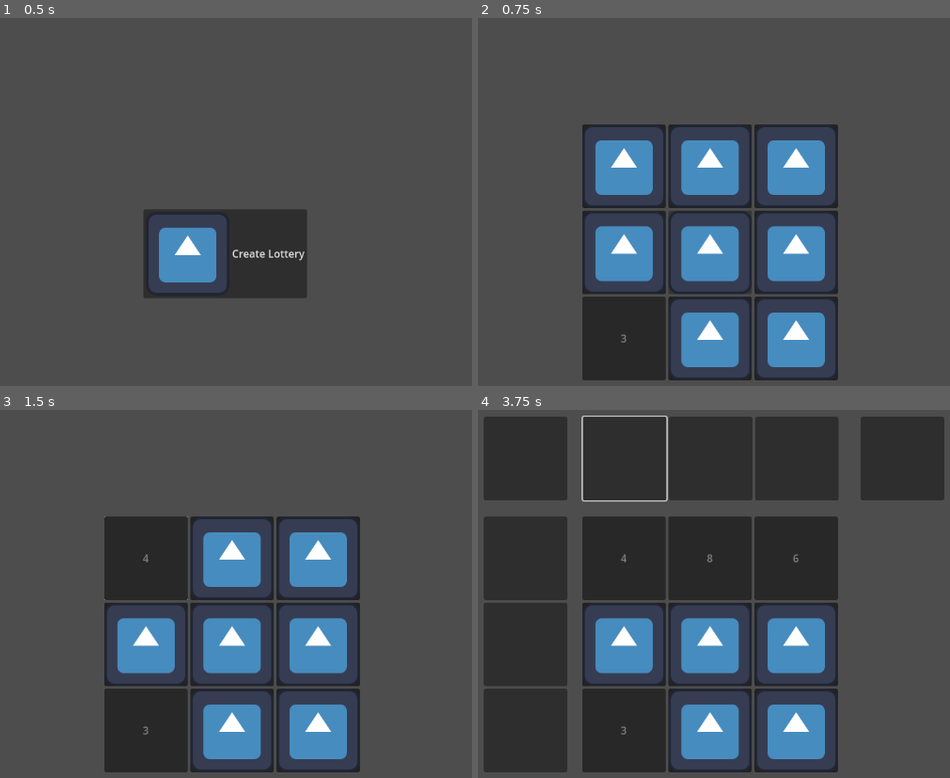
Above: before the commit, frames 1-4 (two rows, left to right).
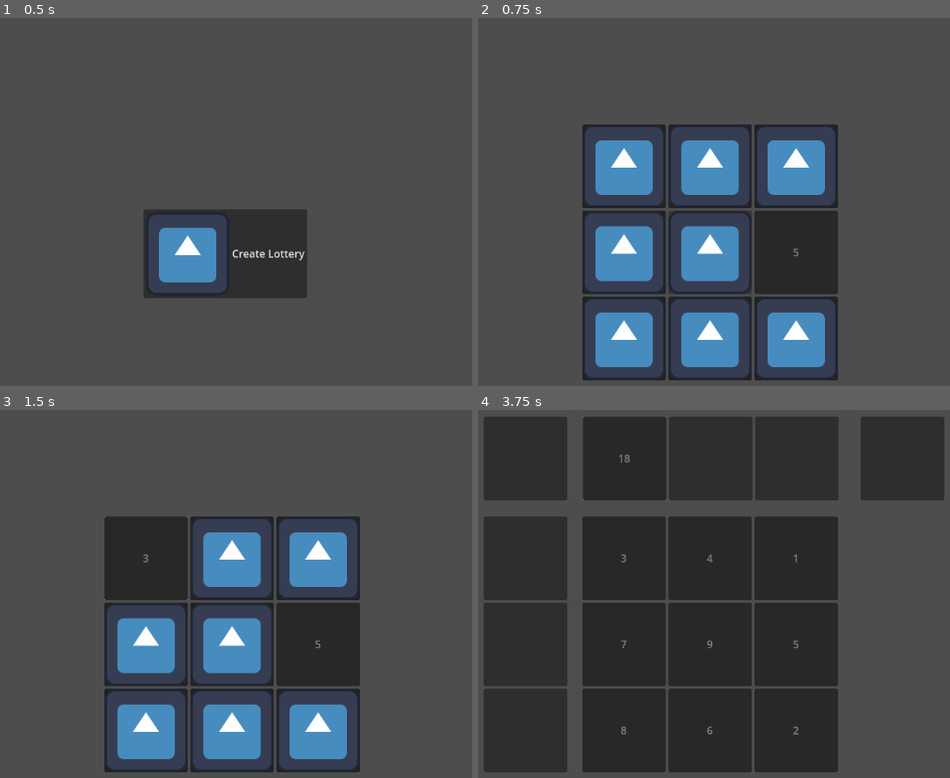
Above: after the commit, the same moments.

Repository: c-dez/lottery
Game: Godot game, scene res://lottery_manager.tscn
The game is run twice, just before and just after one commit, with the same random seed, the same clock (stepped at 60 frames per second) and the same inputs. Before the commit the project has no main scene; this scene is started directly in both runs. The engine's default icon, where the game draws it, is replaced by a stand-in: a white triangle on a blue panel in a dark square.
Inputs (mouse positions are in pixels of both pictures, inside the frame that each line leads up to):
- Up to frame 1 (0.5 s): no input
- Up to frame 2 (0.75 s): click "Create Lottery" at 0.5 s
- Up to frame 3 (1.5 s): click (146, 557) at 1.25 s
- Up to frame 4 (3.75 s): click (709, 557) at 2 s; click (794, 557) at 2.75 s; click (624, 457) at 3.52 s

Frame 1 is identical in both runs. In frame 2, 7.0% of the frame differs, in the area x 22-76%, y 52-98%; in frame 3, 7.0%; in frame 4, 18%, in the area x 21-76%, y 1-98%.

Commit message:
creado boton de seleccion prototipo que solo lee una linea de slots, se va a cambiar a una clase que se pueda instanciar y se encargue de decidir que linea se va a leer

Diff:
--- a/lottery_button.gd
+++ b/lottery_button.gd
@@ -1,12 +1,14 @@
 class_name LotteryButton
 extends Button
 
+# preload for testing
 @export var texture_image: Texture2D = preload("res://icon.svg")
 var lottery_number:int = 0
 var sprite:Sprite2D
 
 
 func _ready() -> void:
+	#  todos los tamanos(itemList,button etc) son iguales al tamano de icon.svg, deberia referenciar ese dato para no tener hardcode
 	custom_minimum_size = Vector2(128, 128)
 	sprite = Sprite2D.new()
 	sprite.texture = texture_image
--- a/lottery_manager.gd
+++ b/lottery_manager.gd
@@ -1,41 +1,52 @@
 class_name LotteryManager
 extends Control
 
+var base_array: Array = [1, 2, 3, 4, 5, 6, 7, 8, 9]
 
 @export var sprite_image: Texture2D
 @onready var grid_container_slots: GridContainer = get_node("GridContainerSlots")
 @onready var create_lottery_button: Button = get_node("CreateLotteryButton")
 
 # botones para seleccionar linea, los pongo por individual que la alternativa es controlarlos con un Node2D pero no quiero que tambien controle su posicion
-@onready var select_buttons_vertical:GridContainer = get_node("SelectButtonsVertical")
-@onready var select_buttons_horizontal:GridContainer = get_node("SelectButtonsHorizontal")
-@onready var select_buttons_diagonal:GridContainer = get_node("SelectButtonsDiagonal")
-@onready var select_buttons_diagonal2:GridContainer = get_node("SelectButtonsDiagonal2")
+@onready var select_buttons_vertical: GridContainer = get_node("SelectButtonsVertical")
+@onready var select_buttons_horizontal: GridContainer = get_node("SelectButtonsHorizontal")
+@onready var select_buttons_diagonal: GridContainer = get_node("SelectButtonsDiagonal")
+@onready var select_buttons_diagonal2: GridContainer = get_node("SelectButtonsDiagonal2")
 
 var number_of_selections: int = 0
 
+# custom signal
+signal number_of_selections_is_3()
+
+var select_button
+
 
 func _ready() -> void:
-	# generate_lottery()
 	# esconder todo exepto create_lottery button
 	for i in get_child_count():
 		var node: Node = get_child(i)
 		if node is GridContainer:
 			node.visible = false
 
-	pass
+	# signal para revelar todos los numeros
+	select_button = get_node("SelectButtonsHorizontal/ItemList0/SelectColumn1")
+	select_button.connect("selection_was_made", _on_selection_was_made)
 
 func _process(_delta: float) -> void:
+	# al elegir 3 casillas se muestran los botones de elegir linea
 	if number_of_selections == 3:
+		# cambiar la logica de number_of_selections a -=1 cuando se llega a 0 se ejecuta este bloque y cuando es -1  se permite elegir lineas
 		select_buttons_vertical.visible = true
 		select_buttons_horizontal.visible = true
 		select_buttons_diagonal.visible = true
 		select_buttons_diagonal2.visible = true
-	pass
+
+		emit_signal("number_of_selections_is_3")
+		number_of_selections += 1
 
 
-func set_buttons_data() -> void:
-	var base_array: Array = [1, 2, 3, 4, 5, 6, 7, 8, 9]
+func create_lottery_buttons() -> void:
+	# var base_array: Array = [1, 2, 3, 4, 5, 6, 7, 8, 9]
 	base_array.shuffle()
 
 	for i in range(0, grid_container_slots.get_child_count()):
@@ -51,24 +62,17 @@
 	b.sprite.visible = false
 	b.disabled = true
 	b.text = "%d" % b.lottery_number
-
+	# termina la capacidad de seleccionar casillas
 	number_of_selections = 0
 	#oculto boton crear loteria
 	create_lottery_button.visible = false
-
-	# aqui revelo gridContainerSlots
+	# revelo gridContainerSlots
 	grid_container_slots.visible = true
-
-	pass
 
 
 func _on_create_lottery_button_button_down() -> void:
 	if grid_container_slots.get_child(0).get_child_count() == 0:
-		set_buttons_data()
-	# else:
-	# 	create_lottery_button.visible = false
-
-		pass
+		create_lottery_buttons()
 
 
 func _on_button_pressed(button: LotteryButton) -> void:
@@ -77,3 +81,14 @@
 		button.sprite.visible = false
 		button.text = "%d" % button.lottery_number
 		number_of_selections += 1
+
+
+func _on_selection_was_made() -> void:
+	# escucha la signal desde select_column_1.gd
+	for i in range(0, grid_container_slots.get_child_count()):
+		# oculta los sprites
+		grid_container_slots.get_child(i).get_child(0).sprite.visible = false
+		# agrega el texto segun su lottery value
+		grid_container_slots.get_child(i).get_child(0).text = "%d" % grid_container_slots.get_child(i).get_child(0).lottery_number
+		# desactiva su boton
+		grid_container_slots.get_child(i).get_child(0).disabled = true
--- a/lottery_manager.tscn
+++ b/lottery_manager.tscn
@@ -1,7 +1,8 @@
-[gd_scene load_steps=3 format=3 uid="uid://ce4fr7221ckku"]
+[gd_scene load_steps=4 format=3 uid="uid://ce4fr7221ckku"]
 
 [ext_resource type="Script" uid="uid://c0mnpwl7waw0a" path="res://lottery_manager.gd" id="1_vdysb"]
 [ext_resource type="Texture2D" uid="uid://djff4oy2gxr1h" path="res://icon.svg" id="2_uifje"]
+[ext_resource type="Script" uid="uid://b64weln8bdnnb" path="res://select_column_1.gd" id="3_5op3b"]
 
 [node name="LotteryManager" type="Control"]
 layout_mode = 3
@@ -88,7 +89,7 @@
 [node name="SelectButtonsHorizontal" type="GridContainer" parent="."]
 layout_mode = 0
 offset_left = 344.0
-offset_right = 868.0
+offset_right = 736.0
 offset_bottom = 128.0
 columns = 4
 metadata/_edit_lock_ = true
@@ -96,6 +97,12 @@
 [node name="ItemList0" type="ItemList" parent="SelectButtonsHorizontal"]
 custom_minimum_size = Vector2(128, 128)
 layout_mode = 2
+
+[node name="SelectColumn1" type="Button" parent="SelectButtonsHorizontal/ItemList0"]
+layout_mode = 0
+offset_right = 8.0
+offset_bottom = 8.0
+script = ExtResource("3_5op3b")
 
 [node name="ItemList1" type="ItemList" parent="SelectButtonsHorizontal"]
 custom_minimum_size = Vector2(128, 128)
@@ -130,3 +137,4 @@
 layout_mode = 2
 
 [connection signal="button_down" from="CreateLotteryButton" to="." method="_on_create_lottery_button_button_down"]
+[connection signal="pressed" from="SelectButtonsHorizontal/ItemList0/SelectColumn1" to="SelectButtonsHorizontal/ItemList0/SelectColumn1" method="_on_pressed"]
--- a/project.godot
+++ b/project.godot
@@ -12,6 +12,7 @@
 
 config/name="lottery"
 config/tags=PackedStringArray("testing")
+run/main_scene="uid://ce4fr7221ckku"
 config/features=PackedStringArray("4.4", "GL Compatibility")
 config/icon="res://icon.svg"
 
--- /dev/null
+++ b/select_column_1.gd
@@ -0,0 +1,36 @@
+extends Button
+
+# prototipo, expandir a una clase para poder ser instanciado 8 veces y  que se encargue de decidir que linea se elige
+
+
+
+# necesito saber el valor de lottery_number de gridContainerSlots 0,3,6
+
+var lottery_manager: LotteryManager
+var values: Array = [0, 0, 0]
+var sum_of_values: int = 0
+
+# signal para revelar todos los numeros, LotteryManager la escucha
+signal selection_was_made()
+
+
+func _ready() -> void:
+	lottery_manager = get_parent().get_parent().get_parent() # esta muy fea esta referencia: revisar get_tree()
+	lottery_manager.connect("number_of_selections_is_3", _on_number_of_selections_is_3)
+	custom_minimum_size = Vector2(128, 128)# hardcode referenciar el tamano de imagen
+
+
+func _on_number_of_selections_is_3() -> void:
+	# escucha signal desde LotteryManager
+
+	values = [lottery_manager.base_array[0],lottery_manager.base_array[3],lottery_manager.base_array[6]]
+
+	sum_of_values = values.reduce(func(a, b): return a + b)
+	print(lottery_manager.base_array)
+
+
+func _on_pressed() -> void:
+	# muestra el valor en el texto de boton
+	text ="%d" % sum_of_values
+	emit_signal("selection_was_made")
+	disabled = true
Not shown, added: select_column_1.gd.uid
